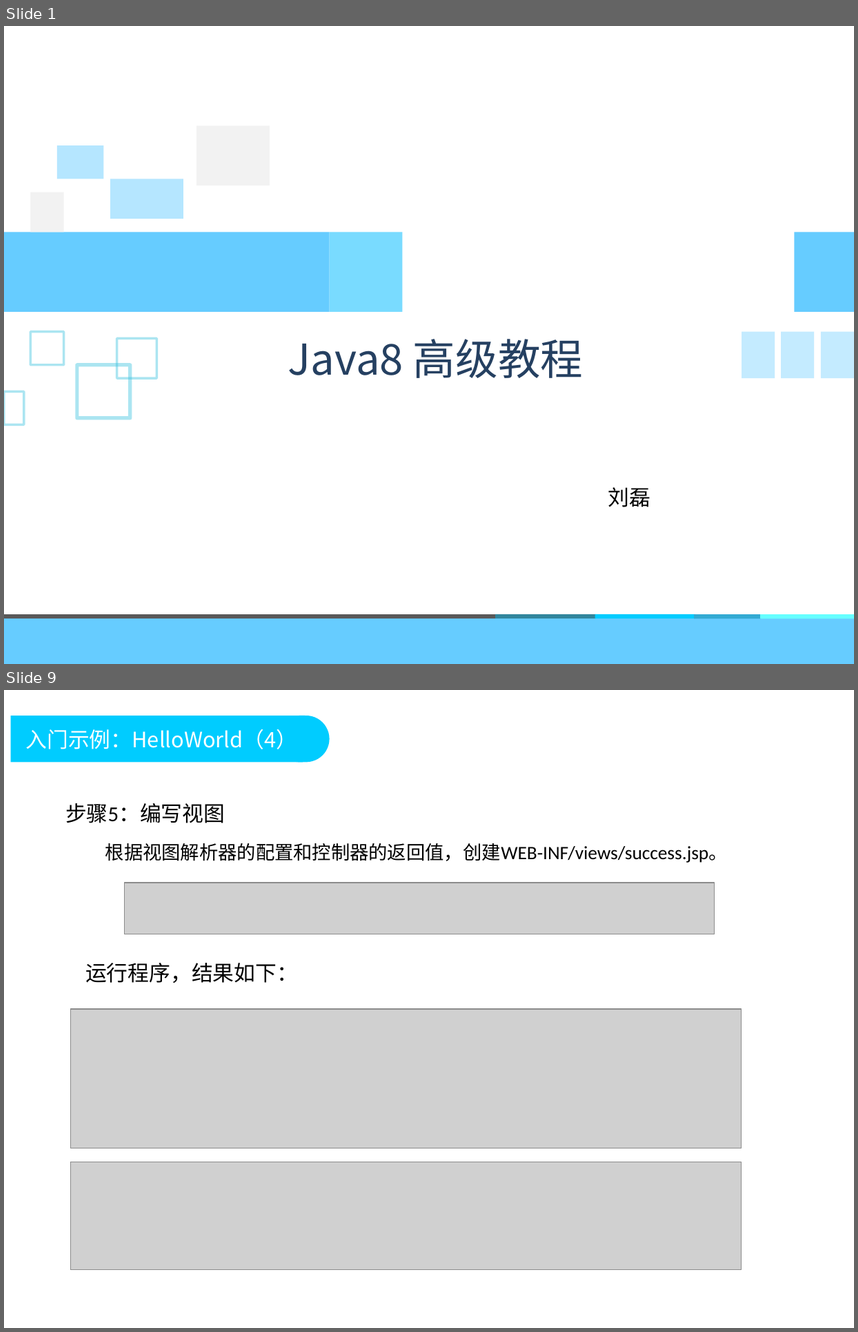
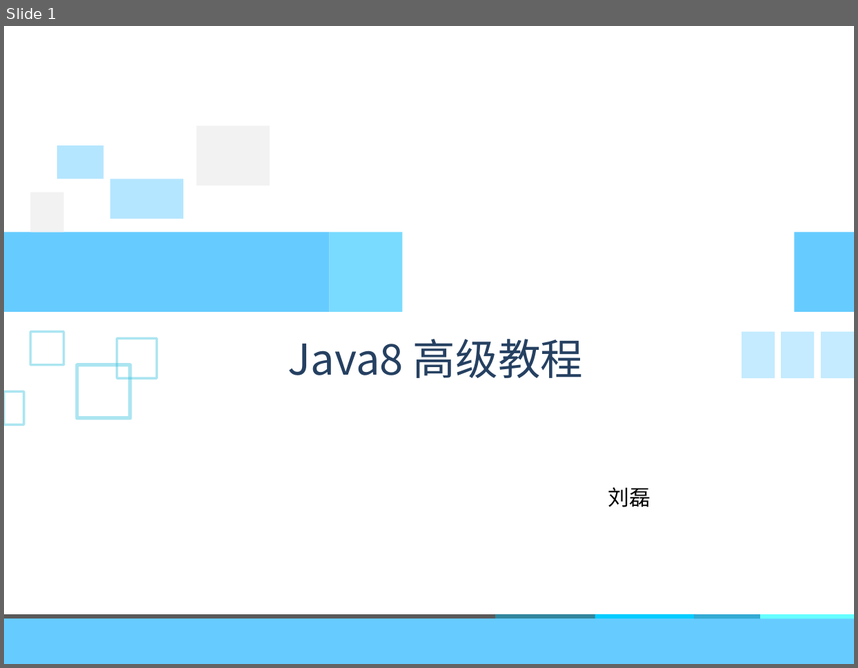
Before and after one commit to DoublePoint/MVC, a slide deck: 04相关插件/Java8/Java高级教程2.pptx. Shown one above the other, each under a label of ours: slides 1 and 9 before the commit, slide 1 after it; the slides between them are not shown. The pictures are 858x1332 and 858x668 pixels, drawn with LibreOffice and Linux fonts; fonts in the diff are those of the drawing; grey boxes stand for pictures; background and template pictures are left out. Boxes give left, top, right and bottom in pixels: in the first picture for what was removed or moved away, otherwise in the second. Text is boxed around its words. In the diff, an @@ line names an element or a change of style, - is before the commit and + after.

```diff
--- a/04相关插件/Java8/Java高级教程2.pptx
+++ b/04相关插件/Java8/Java高级教程2.pptx
@@ slide 9 removed at [4,690,854,1328], background #FFFFFF @@
@@ rectangle removed at [11,716,303,762] @@
@@ title removed at [26,729,298,749] @@
-入门示例：HelloWorld（4）
@@ rounded rectangle removed at [276,716,330,762] @@
@@ text removed at [65,803,225,823] @@
-步骤5：编写视图
@@ text removed at [105,843,728,862] @@
-根据视图解析器的配置和控制器的返回值，创建WEB-INF/views/success.jsp。
@@ picture removed at [125,883,715,934] @@
@@ text removed at [85,963,298,983] @@
-运行程序，结果如下：
@@ picture removed at [70,1009,741,1148] @@
@@ picture removed at [70,1162,741,1270] @@
```
Also in this commit, not shown: 2 slides changed, 38 slides added, 49 other slides removed, 17 other files.
